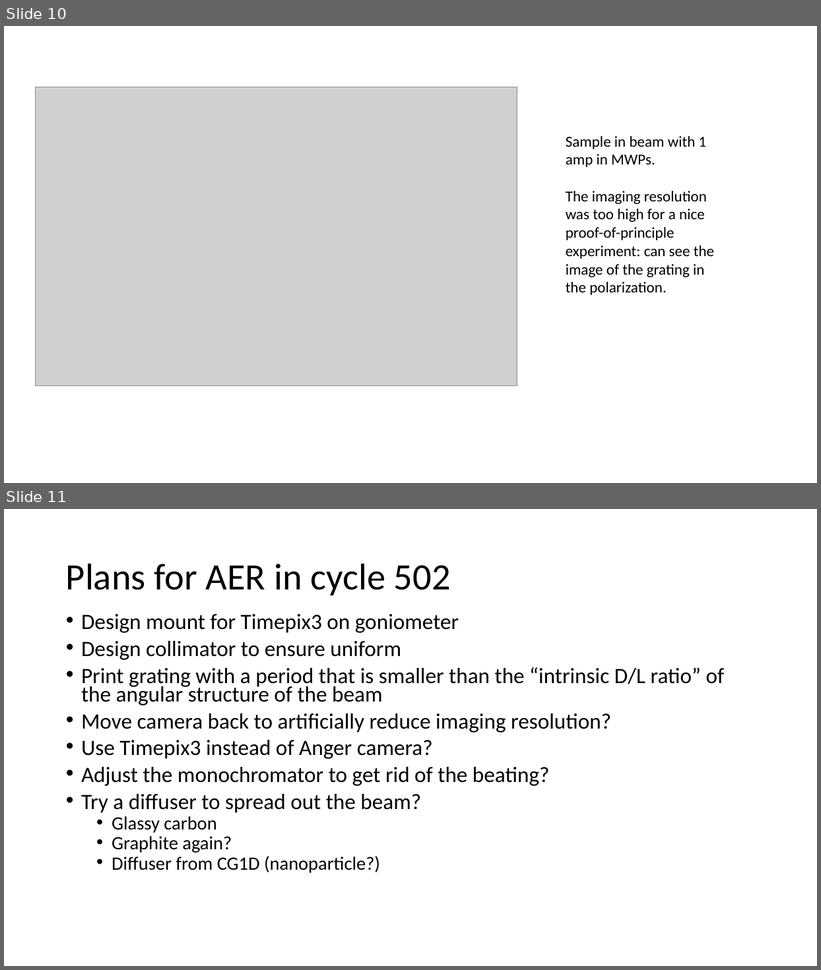
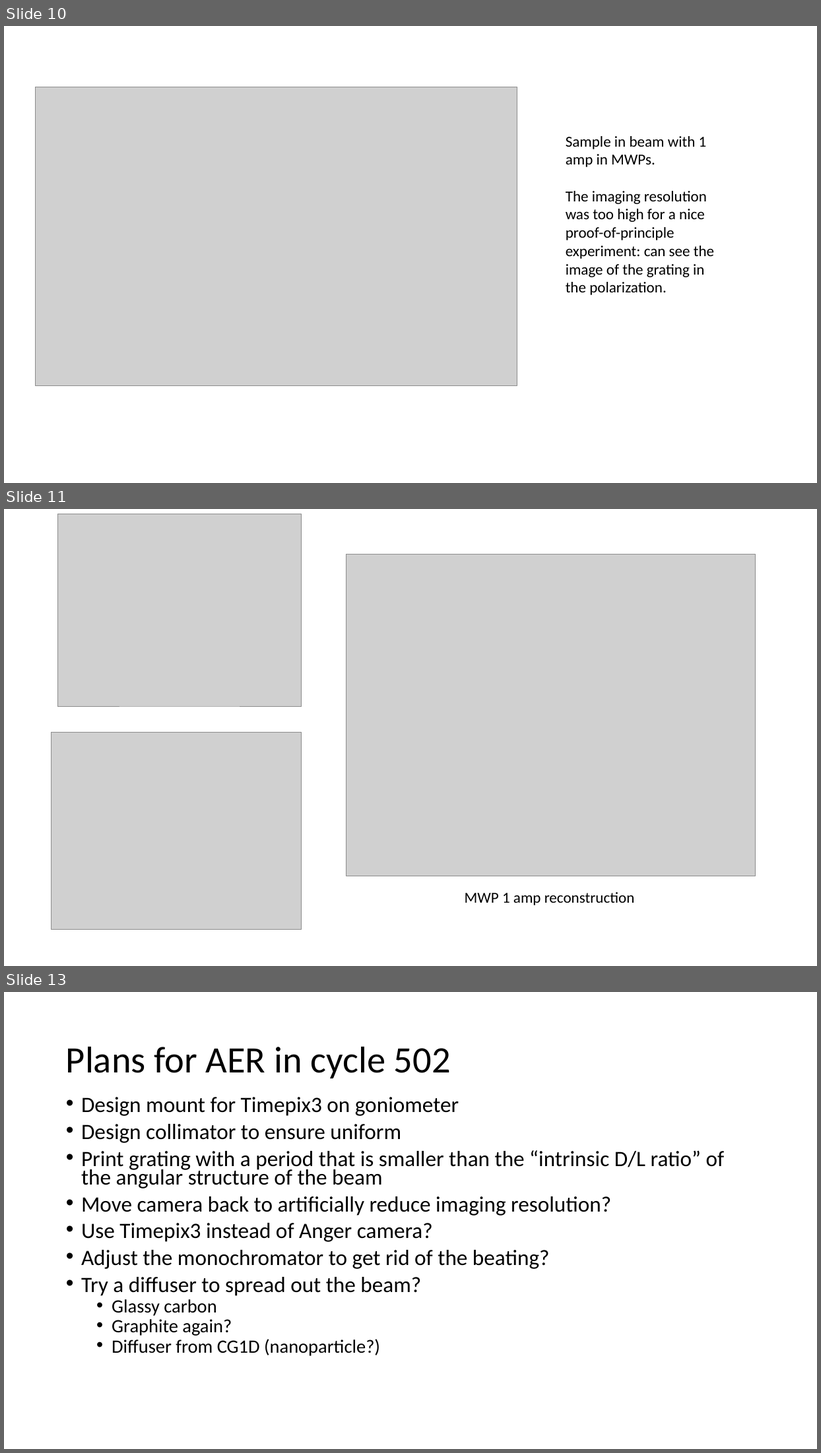
Before and after one commit to srmck/AER-HFIR-2023, a slide deck: Pictures/AER Cycle 501 Summary.pptx. Shown one above the other, each under a label of ours: slides 10 and 11 before the commit, slides 10, 11 and 13 after it; the slides between them are not shown. The pictures are 821x970 and 821x1453 pixels, drawn with LibreOffice and Linux fonts; fonts in the diff are those of the drawing; grey boxes stand for pictures. Boxes give left, top, right and bottom in pixels: in the first picture for what was removed or moved away, otherwise in the second. Text is boxed around its words. In the diff, an @@ line names an element or a change of style, - is before the commit and + after.

```diff
--- a/Pictures/AER Cycle 501 Summary.pptx
+++ b/Pictures/AER Cycle 501 Summary.pptx
@@ slide 11 added at box(4, 509, 817, 966), background #FFFFFF @@
@@ picture added at box(57, 514, 301, 706) @@
@@ picture added at box(346, 554, 756, 876) @@
@@ picture added at box(52, 732, 302, 929) @@
@@ text added at box(465, 892, 635, 906), 18 pt, text #000000 @@
+MWP 1 amp reconstruction
@@ what was slide 11 is now slide 13 @@
```
Also in this commit, not shown: 1 other slide added, 1 other file.
